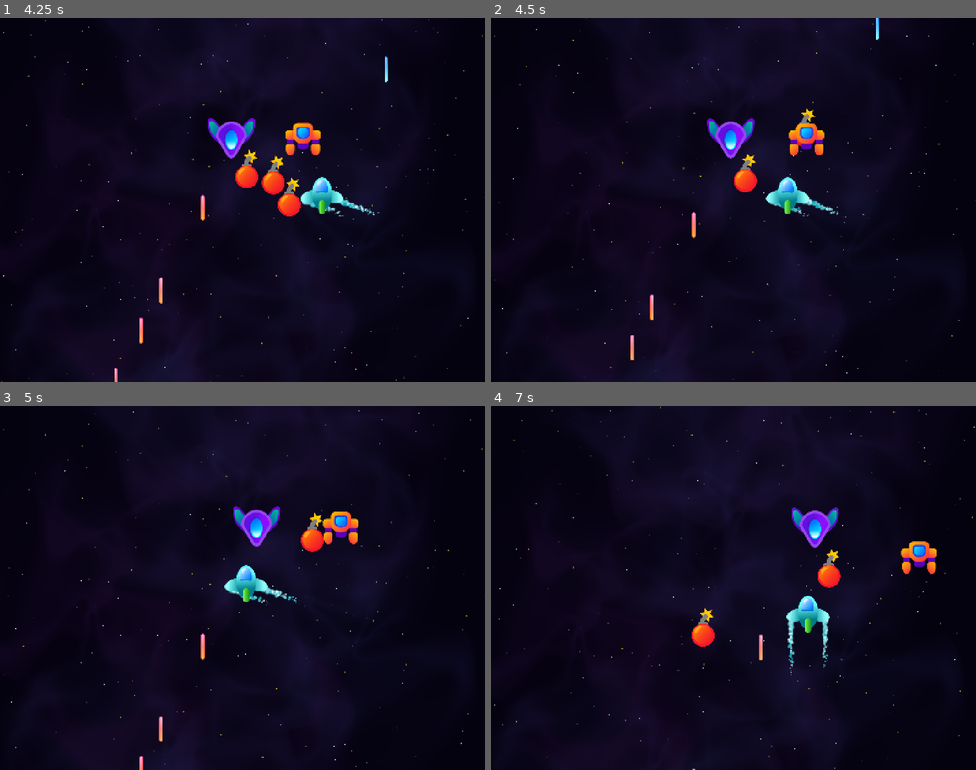
Above: before the commit, frames 1-4 (two rows, left to right).
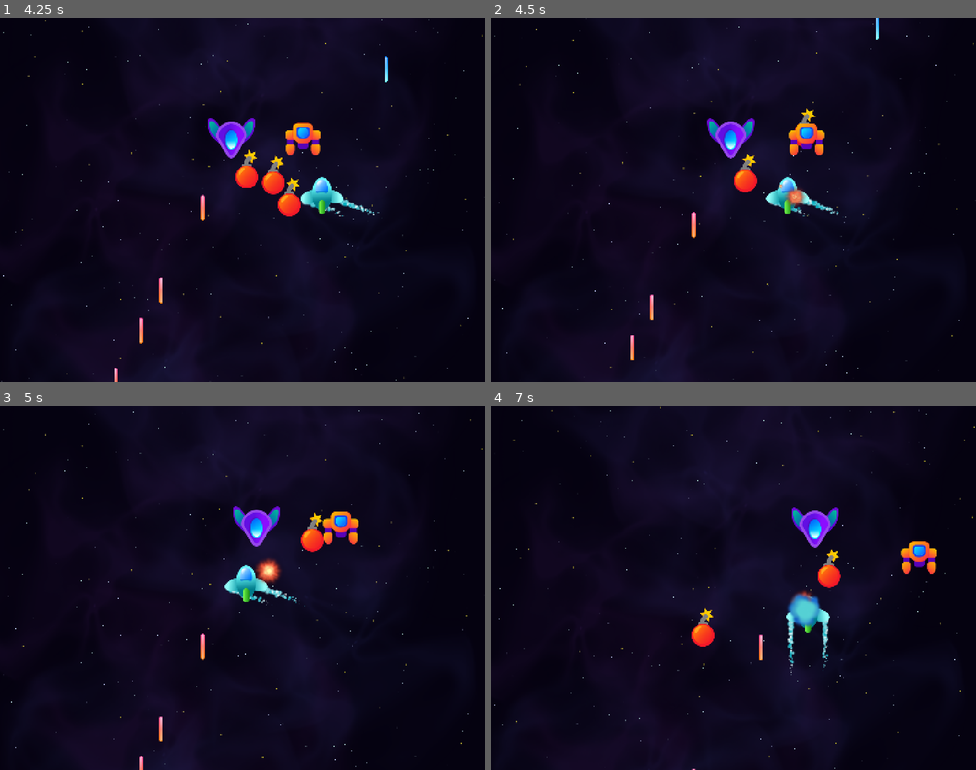
Above: after the commit, the same moments.

Repository: DaveM7788/space-ace-46
Game: Godot game, scene res://Scenes/Level/level.tscn
The game is run twice, just before and just after one commit, with the same random seed, the same clock (stepped at 60 frames per second) and the same inputs. Sound files missing from this copy of the repository are replaced by a short silence.
Inputs:
- Up to frame 1 (4.25 s): hold D (right) 0.53-1.28 s; tap Space (shoot) at 0.6, 2.1, 3.6 s; hold S (down) 1.28-2.03 s; tap T (test) at 1.35, 2.85 s; hold D (right) 2.03-2.78 s; hold W (up) 2.78-3.53 s; hold A (left) from 3.53 s (still down)
- Up to frame 2 (4.5 s): keep holding A (left); tap T (test) at 4.35 s
- Up to frame 3 (5 s): keep holding A (left)
- Up to frame 4 (7 s): release A (left) at 5.03 s; hold S (down) 5.03-5.78 s; tap Space (shoot) at 5.1, 6.6 s; hold D (right) 5.78-6.53 s; tap T (test) at 5.85 s; hold W (up) from 6.53 s (still down)

Frame 1 is identical in both runs. In frame 2, 0.2% of the frame differs, in the area x 59-66%, y 45-53%; in frame 3, 0.3%; in frame 4, 0.5%, in the area x 61-68%, y 50-61%.

Commit message:
explosion collisions
with some margin

Diff:
--- a/Scenes/Explosion/explosion.tscn
+++ b/Scenes/Explosion/explosion.tscn
@@ -3,6 +3,7 @@
 [ext_resource type="Script" uid="uid://bomx1d20nkpyv" path="res://Scenes/Explosion/explosion.gd" id="1_c4e0u"]
 
 [node name="Explosion" type="Node2D" unique_id=2100937480]
+z_index = 20
 script = ExtResource("1_c4e0u")
 
 [node name="CPUParticles2D" type="CPUParticles2D" parent="." unique_id=571258937]
--- a/Scenes/Projectiles/base_projectile.gd
+++ b/Scenes/Projectiles/base_projectile.gd
@@ -1,5 +1,7 @@
 class_name BaseProjectile extends Poolable
 
+@export var explosion_scene: PackedScene
+@export var explosion_margin: float = 40.0
 @onready var life_timer: Timer = $LifeTimer
 @onready var hit_box: HitBox = $HitBox
 var _mover: Mover
@@ -20,6 +22,14 @@
 	hit_box.reset()
 
 
+func explode(collider_position: Vector2) -> void:
+	if !explosion_scene:
+		return
+	var direction = global_position.direction_to(collider_position)
+	var explode_position = global_position + direction * explosion_margin
+	SignalHub.emit_spawn_pool_object(explode_position, explosion_scene)
+
+
 func _on_screen_notifier_screen_exited() -> void:
 	if visible:
 		deactivate()
@@ -30,4 +40,5 @@
 
 
 func _on_hit_box_died(collided_with: Area2D) -> void:
+	explode(collided_with.global_position)
 	deactivate()
--- a/Scenes/Projectiles/enemy_bomb.tscn
+++ b/Scenes/Projectiles/enemy_bomb.tscn
@@ -1,6 +1,7 @@
 [gd_scene format=3 uid="uid://b6bbybedpuoyn"]
 
 [ext_resource type="PackedScene" uid="uid://ccjivj6wbl5gt" path="res://Scenes/Projectiles/base_projectile.tscn" id="1_y4qe0"]
+[ext_resource type="PackedScene" uid="uid://citap8ee16686" path="res://Scenes/Explosion/enemy_laser_explosion.tscn" id="2_gw84i"]
 [ext_resource type="Texture2D" uid="uid://bv6lugtp5ccen" path="res://Assets/Images/Bomb.png" id="2_xrqo5"]
 [ext_resource type="PackedScene" uid="uid://dmu6e53qscsqx" path="res://Components/Movement/targeted_mover.tscn" id="3_gw84i"]
 
@@ -8,6 +9,7 @@
 radius = 33.0
 
 [node name="EnemyBomb" unique_id=231830469 instance=ExtResource("1_y4qe0")]
+explosion_scene = ExtResource("2_gw84i")
 
 [node name="Sprite2D" parent="." index="0" unique_id=941980639]
 scale = Vector2(0.9, 0.9)
--- a/Scenes/Projectiles/enemy_laser.tscn
+++ b/Scenes/Projectiles/enemy_laser.tscn
@@ -2,6 +2,7 @@
 
 [ext_resource type="PackedScene" uid="uid://ccjivj6wbl5gt" path="res://Scenes/Projectiles/base_projectile.tscn" id="1_ornuj"]
 [ext_resource type="Texture2D" uid="uid://cjq11kuy0kuh4" path="res://Assets/Images/LaserOrange.png" id="2_h4xdc"]
+[ext_resource type="PackedScene" uid="uid://citap8ee16686" path="res://Scenes/Explosion/enemy_laser_explosion.tscn" id="2_xpcfi"]
 [ext_resource type="PackedScene" uid="uid://bdv68xvijcf24" path="res://Components/Movement/mover.tscn" id="3_xpcfi"]
 
 [sub_resource type="CapsuleShape2D" id="CapsuleShape2D_ornuj"]
@@ -9,6 +10,8 @@
 height = 80.0
 
 [node name="EnemyLaser" unique_id=231830469 instance=ExtResource("1_ornuj")]
+explosion_scene = ExtResource("2_xpcfi")
+explosion_margin = 20.0
 
 [node name="Sprite2D" parent="." index="0" unique_id=941980639]
 scale = Vector2(0.6, 0.6)
--- a/Scenes/Projectiles/homing_missle.tscn
+++ b/Scenes/Projectiles/homing_missle.tscn
@@ -1,6 +1,7 @@
 [gd_scene format=3 uid="uid://beuc52flq7oq1"]
 
 [ext_resource type="PackedScene" uid="uid://ccjivj6wbl5gt" path="res://Scenes/Projectiles/base_projectile.tscn" id="1_sfv3s"]
+[ext_resource type="PackedScene" uid="uid://citap8ee16686" path="res://Scenes/Explosion/enemy_laser_explosion.tscn" id="2_jiqq4"]
 [ext_resource type="Texture2D" uid="uid://cwglbn1jaqif5" path="res://Assets/Images/HomingMissile.png" id="2_weyji"]
 [ext_resource type="PackedScene" uid="uid://bnv6ltn0gj4lo" path="res://Components/Movement/homing_mover.tscn" id="3_jiqq4"]
 
@@ -9,6 +10,7 @@
 height = 112.0
 
 [node name="HomingMissle" unique_id=231830469 instance=ExtResource("1_sfv3s")]
+explosion_scene = ExtResource("2_jiqq4")
 
 [node name="Sprite2D" parent="." index="0" unique_id=941980639]
 rotation = 1.5707964
--- a/Scenes/Projectiles/player_laser.tscn
+++ b/Scenes/Projectiles/player_laser.tscn
@@ -1,6 +1,7 @@
 [gd_scene format=3 uid="uid://bx53wg752k8vs"]
 
 [ext_resource type="PackedScene" uid="uid://ccjivj6wbl5gt" path="res://Scenes/Projectiles/base_projectile.tscn" id="1_qmq3p"]
+[ext_resource type="PackedScene" uid="uid://oijsop7cag7s" path="res://Scenes/Explosion/player_laser_explosion.tscn" id="2_daxwu"]
 [ext_resource type="Texture2D" uid="uid://dm2hylh3nbtsd" path="res://Assets/Images/LaserBlue.png" id="2_hpnt5"]
 [ext_resource type="PackedScene" uid="uid://bdv68xvijcf24" path="res://Components/Movement/mover.tscn" id="3_p28mm"]
 
@@ -9,6 +10,8 @@
 height = 80.0
 
 [node name="PlayerLaser" unique_id=231830469 instance=ExtResource("1_qmq3p")]
+explosion_scene = ExtResource("2_daxwu")
+explosion_margin = 20.0
 
 [node name="Sprite2D" parent="." index="0" unique_id=941980639]
 scale = Vector2(0.6, 0.6)
@@ -24,5 +27,4 @@
 [node name="HitBox" parent="." index="4" unique_id=389845805]
 collision_layer = 8
 collision_mask = 18
-max_collisions = null
 collision_shape = SubResource("CapsuleShape2D_p28mm")
